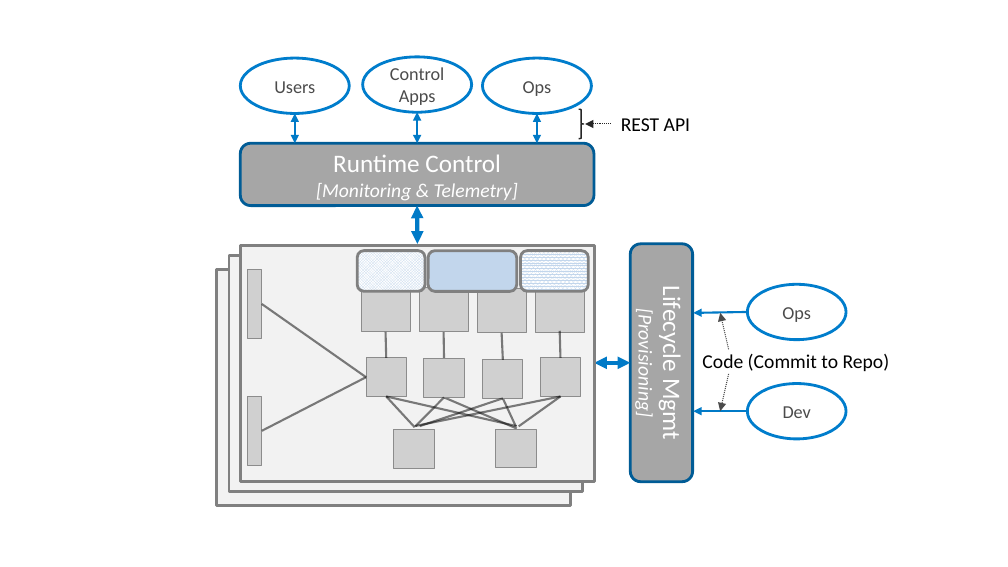
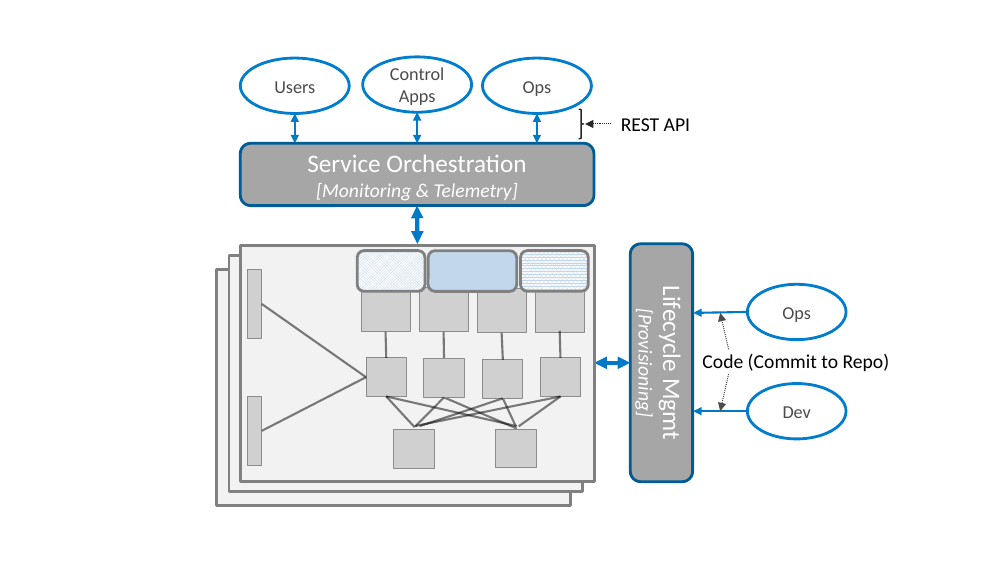
Before and after one commit to SystemsApproach/private5g, a slide deck: slide 11 of figures/ops/figures.pptx. Drawn at 1008x567 pixels with LibreOffice and Linux fonts; fonts in the diff are those of the drawing; grey boxes stand for pictures. Boxes give left, top, right and bottom in pixels: in the first picture for what was removed or moved away, otherwise in the second. Text is boxed around its words. In the diff, an @@ line names an element or a change of style, - is before the commit and + after.

```diff
--- a/figures/ops/figures.pptx
+++ b/figures/ops/figures.pptx
@@ text in rounded rectangle at <box>307,154,526,172</box>: text changed @@
-Runtime Control
+Service Orchestration
```
Also in this commit, not shown: 5 other slides changed, 6 other files.
